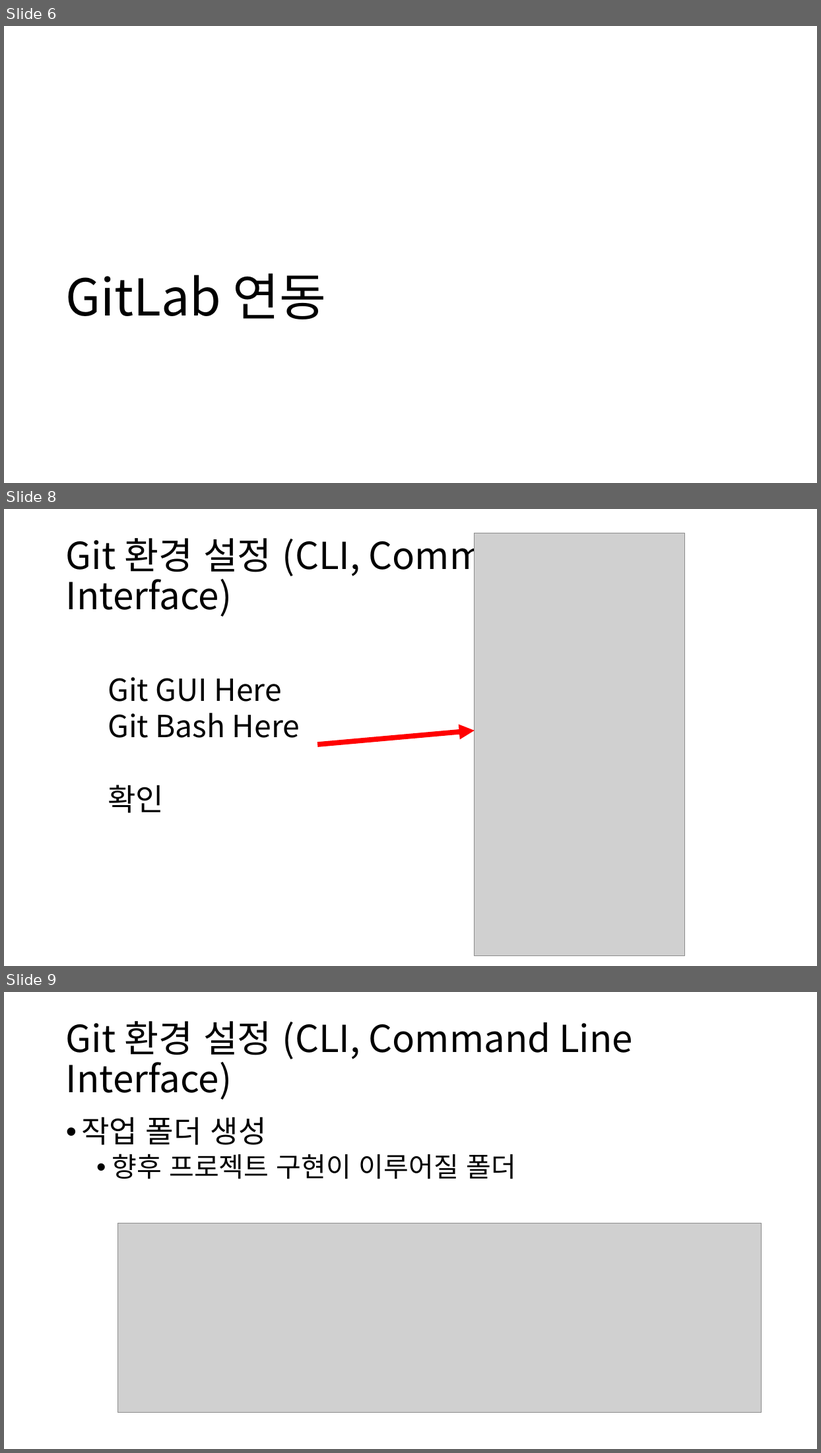
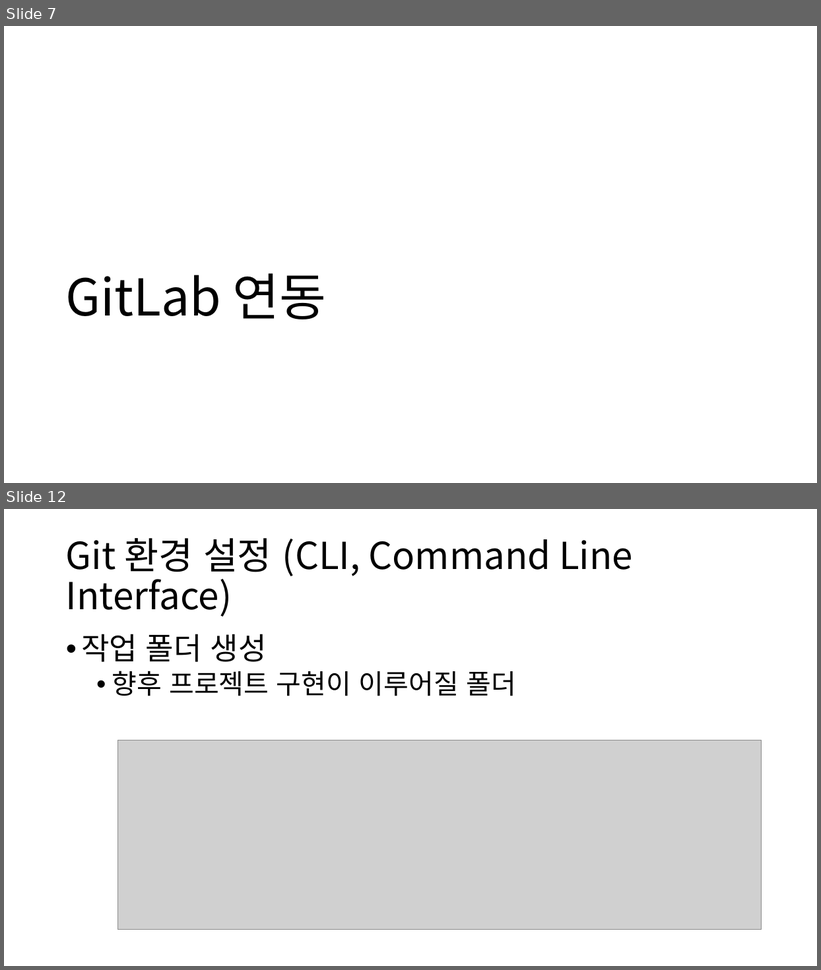
Before and after one commit to Bumizi/3-2, a slide deck: 게임소프트웨어공학/게임 소프트웨어 공학 (실습 3).pptx. Shown one above the other, each under a label of ours: slides 6, 8 and 9 before the commit, slides 7 and 12 after it; the slides between them are not shown. The pictures are 821x1453 and 821x970 pixels, drawn with LibreOffice and Linux fonts; fonts in the diff are those of the drawing; grey boxes stand for pictures. Boxes give left, top, right and bottom in pixels: in the first picture for what was removed or moved away, otherwise in the second. Text is boxed around its words. In the diff, an @@ line names an element or a change of style, - is before the commit and + after.

```diff
--- a/게임소프트웨어공학/게임 소프트웨어 공학 (실습 3).pptx
+++ b/게임소프트웨어공학/게임 소프트웨어 공학 (실습 3).pptx
@@ slide 8 removed at (4, 509, 817, 966), background #FFFFFF @@
@@ title removed at (66, 531, 633, 617) @@
-Git 환경 설정 (CLI, Command Line Interface)
@@ picture removed at (475, 533, 684, 956) @@
@@ text removed at (108, 677, 300, 813) @@
-Git GUI Here
-Git Bash Here
-확인
@@ arrow removed from (318, 745) to (475, 730) @@
@@ what was slide 6 is now slide 7 @@
@@ what was slide 9 is now slide 12 @@
```
Also in this commit, not shown: 4 slides changed, 1 slide added, 1 other slide removed, 3 other files.
